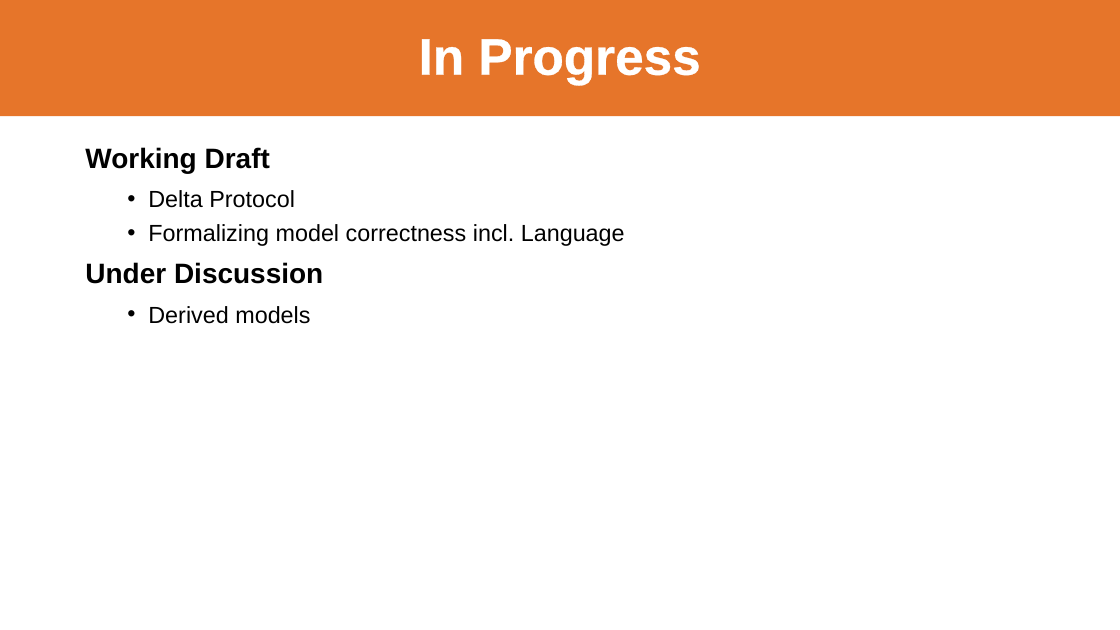
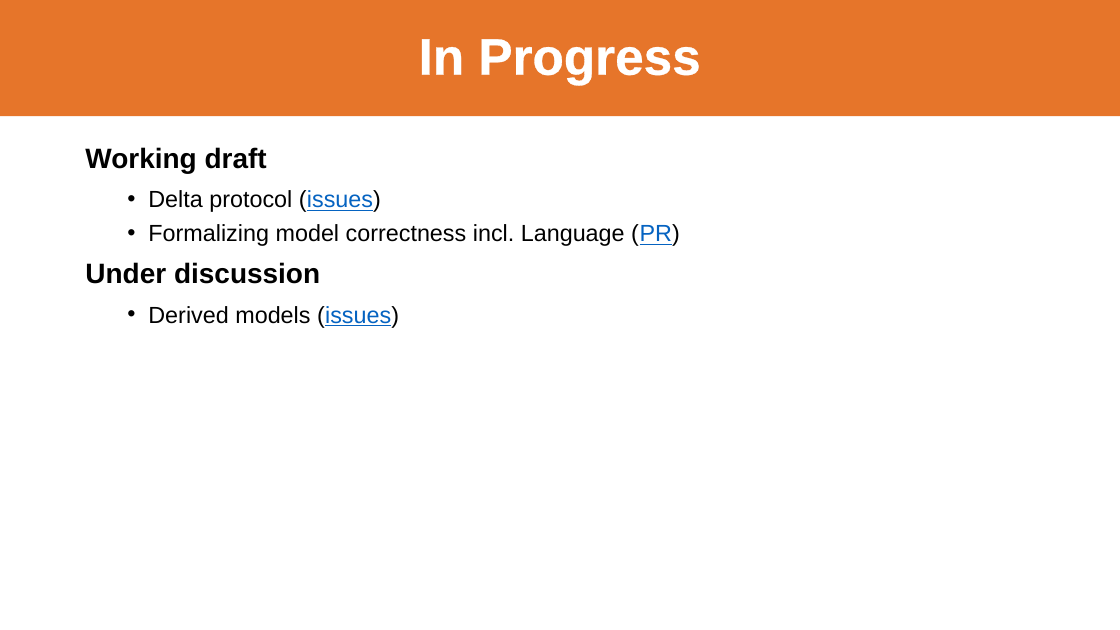
Before and after one commit to LionWeb-io/specification, a slide deck: slide 24 of resources/LangDev 2024 Talk.pptx. Drawn at 1120x630 pixels with LibreOffice and Linux fonts; fonts in the diff are those of the drawing; background and template pictures are left out. Boxes give left, top, right and bottom in pixels: in the first picture for what was removed or moved away, otherwise in the second. Text is boxed around its words. In the diff, an @@ line names an element or a change of style, - is before the commit and + after.

```diff
--- a/resources/LangDev 2024 Talk.pptx
+++ b/resources/LangDev 2024 Talk.pptx
@@ text at <box>85,147,680,328</box>: text changed @@
-Working Draft
-  • Delta Protocol
-  • Formalizing model correctness incl. Language
-Under Discussion
-  • Derived models
+Working draft
+  • Delta protocol (issues)
+  • Formalizing model correctness incl. Language (PR)
+Under discussion
+  • Derived models (issues)
```
Also in this commit, not shown: 16 other slides changed, 1 slide added, 1 slide removed.
